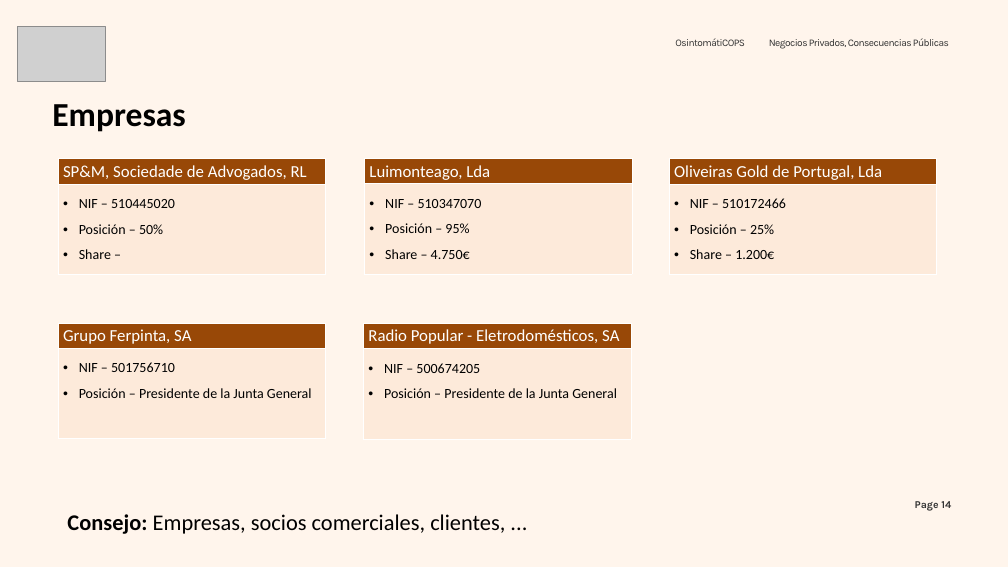
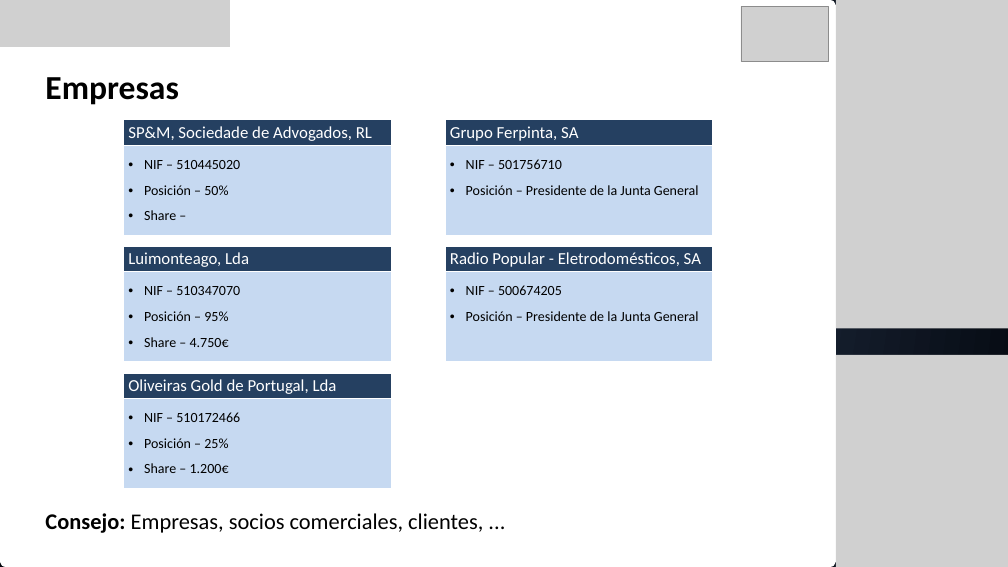
Before and after one commit to pedroaovieira/osint, a slide deck: slide 16 of presentation/osintomaticops/Negocios_Privados,_Consecuencias_Publicas.pptx (slide 14 before the commit). Drawn at 1008x567 pixels with LibreOffice and Linux fonts; fonts in the diff are those of the drawing; grey boxes stand for pictures; background and template pictures are left out. Boxes give left, top, right and bottom in pixels: in the first picture for what was removed or moved away, otherwise in the second. Text is boxed around its words. In the diff, an @@ line names an element or a change of style, - is before the commit and + after.

```diff
--- a/presentation/osintomaticops/Negocios_Privados,_Consecuencias_Publicas.pptx
+++ b/presentation/osintomaticops/Negocios_Privados,_Consecuencias_Publicas.pptx
@@ background picture (left out) to gradient #2B3D59 to #03060C @@
@@ freeform shape added at (x1=0, y1=0, x2=836, y2=567), fill #FFFFFF @@
@@ picture added at (x1=0, y1=0, x2=230, y2=47) @@
@@ picture moved from (x1=18, y1=26, x2=105, y2=82) to (x1=741, y1=6, x2=828, y2=61) @@
@@ picture added at (x1=836, y1=0, x2=1008, y2=329) @@
@@ text removed at (x1=675, y1=38, x2=745, y2=46) @@
-  OsintomátiCOPS
@@ text removed at (x1=769, y1=38, x2=949, y2=49) @@
-  Negocios Privados, Consecuencias Públicas
@@ text "Empresas" moved from (x1=52, y1=104, x2=185, y2=132) to (x1=45, y1=77, x2=178, y2=105) @@
@@ table at (x1=123, y1=120, x2=391, y2=235) @@
@@ fill #984807 to #254061 in row 1, column 1 @@
@@ fill #FDEADA to #C6D9F1 in row 2, column 1 @@
@@ table moved from (x1=58, y1=159, x2=326, y2=274) to (x1=123, y1=120, x2=391, y2=235) @@
@@ table at (x1=445, y1=120, x2=713, y2=235) @@
@@ fill #984807 to #254061 in row 1, column 1 @@
@@ fill #FDEADA to #C6D9F1 in row 2, column 1 @@
@@ table moved from (x1=58, y1=323, x2=326, y2=438) to (x1=445, y1=120, x2=713, y2=235) @@
@@ table at (x1=123, y1=246, x2=391, y2=361) @@
@@ fill #984807 to #254061 in row 1, column 1 @@
@@ fill #FDEADA to #C6D9F1 in row 2, column 1 @@
@@ table moved from (x1=364, y1=159, x2=632, y2=274) to (x1=123, y1=246, x2=391, y2=361) @@
@@ table at (x1=445, y1=246, x2=713, y2=361) @@
@@ fill #984807 to #254061 in row 1, column 1 @@
@@ fill #FDEADA to #C6D9F1 in row 2, column 1 @@
@@ table moved from (x1=363, y1=324, x2=631, y2=439) to (x1=445, y1=246, x2=713, y2=361) @@
@@ picture added at (x1=836, y1=355, x2=1008, y2=567) @@
@@ table at (x1=123, y1=373, x2=391, y2=488) @@
@@ fill #984807 to #254061 in row 1, column 1 @@
@@ fill #FDEADA to #C6D9F1 in row 2, column 1 @@
@@ table moved from (x1=669, y1=159, x2=936, y2=274) to (x1=123, y1=373, x2=391, y2=488) @@
@@ text "Consejo: Empresas, socios comerciales, clientes, ..." moved from (x1=67, y1=514, x2=505, y2=534) to (x1=45, y1=513, x2=483, y2=533) @@
@@ page number removed at (x1=915, y1=501, x2=951, y2=511) @@
-Page 14
```
Also in this commit, not shown: 22 other slides changed, 16 slides added, 14 slides removed, 1 other file.
